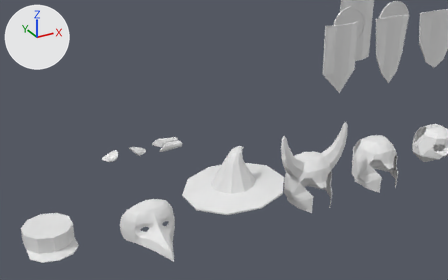
Renders of the Blender file resources/meshes/armour.blend from each side of a commit.
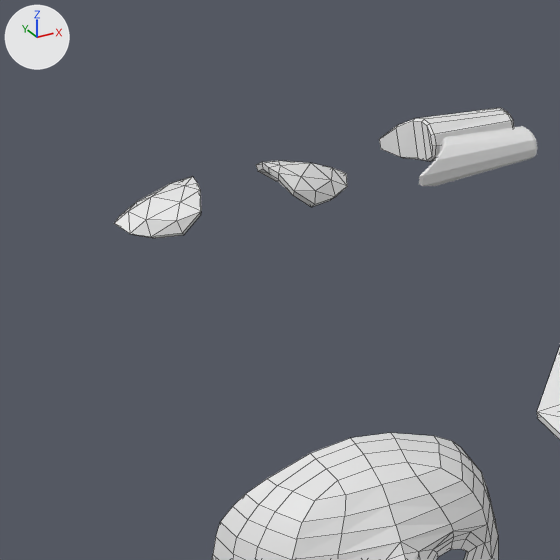
Each version appears first from a 50 mm lens placed at (-3.478, -3.597, 1.734), pointed at (-1.657, -0.286, 0.079), and next in a close-up on the part from 18% to 42% of the width and 42% to 80% of the height. Lighting does not change. The marker at upper left points along +X, +Y and +Z. The close-ups show mesh edges as thin lines.

The first close-up shows 'birdMask01', 'bracer01.l', 'bracer01.r', 'pauldron.l', 'pauldron.r', 'wizardHat02'.
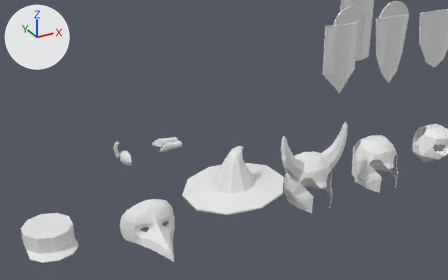
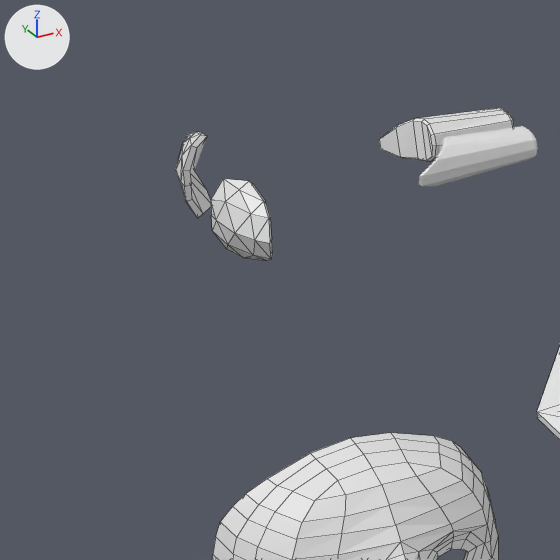
Edits to the bpy script that builds the scene:
```text
Add me_pauldron01_l:
    me_pauldron01_l.from_pydata(...)  # 37 vertices, 50 faces; spans x -0.0508..-0.0019, y -0.0517..0.057, z -0.0541..0.0518
Add me_pauldron01_r:
    me_pauldron01_r.from_pydata(...)  # 37 vertices, 50 faces; spans x -0.0508..-0.0019, y -0.057..0.0517, z -0.0541..0.0518
Remove ob_pauldron_r:
    ob_pauldron_r = bpy.data.objects.new('pauldron.r', me_pauldron_r)
    ob_pauldron_r.location = (-2.25, 0.0, 0.0)
Remove ob_pauldron_l:
    ob_pauldron_l = bpy.data.objects.new('pauldron.l', me_pauldron_l)
    ob_pauldron_l.location = (-2.25, 0.0, 0.0)
Add ob_pauldron01_l:
    ob_pauldron01_l = bpy.data.objects.new('pauldron01.l', me_pauldron01_l)
    ob_pauldron01_l.location = (-2.25, 0.1, 0.0)
Add ob_pauldron01_r:
    ob_pauldron01_r = bpy.data.objects.new('pauldron01.r', me_pauldron01_r)
    ob_pauldron01_r.location = (-2.25, -0.1, 0.0)
```

Location of each change, (x1, y1, x2, y2) in pixels of the close-ups (560 x 560 px):
'pauldron01.r', added
    after: (211, 179, 273, 261)
'pauldron.r', deleted
    before: (114, 177, 201, 238)
'pauldron.l', deleted
    before: (256, 161, 347, 207)
'pauldron01.l', added
    after: (176, 132, 211, 218)
